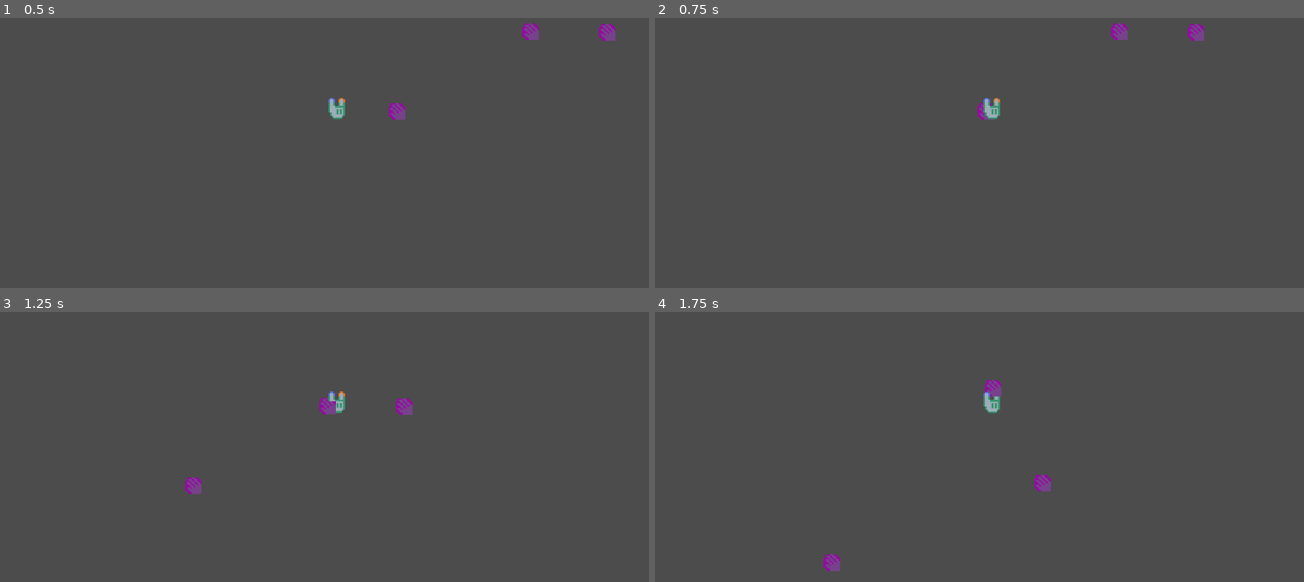
Above: before the commit, frames 1-4 (two rows, left to right).
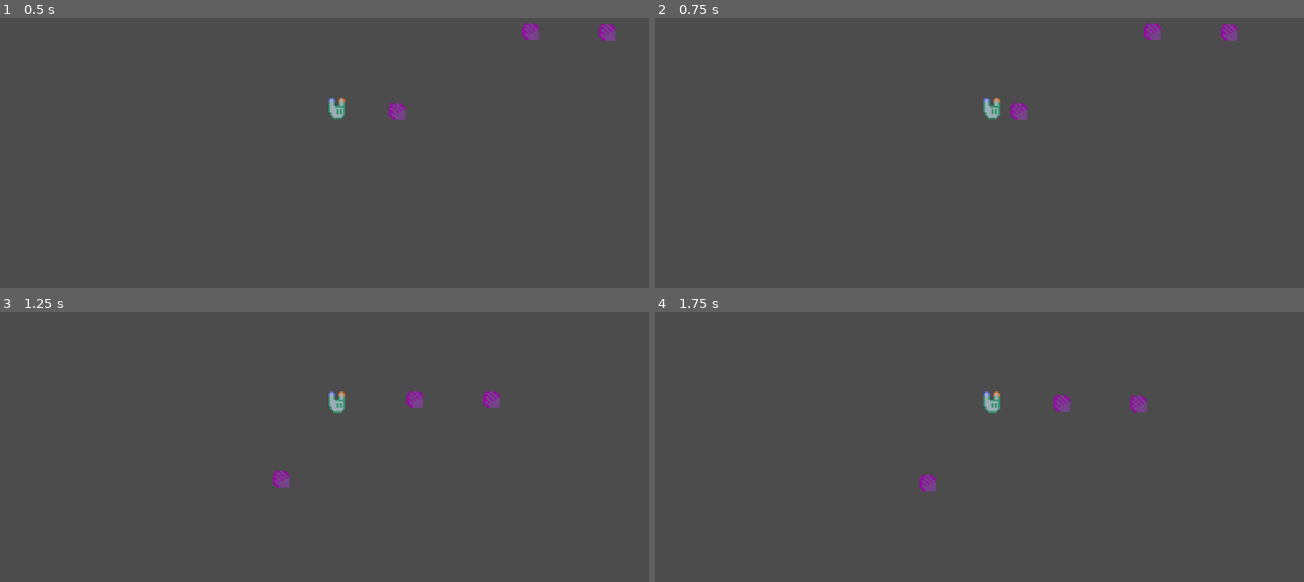
Above: after the commit, the same moments.

Repository: ijjware/GGJ-21
Game: Godot game, scene res://Root.tscn
Same seed, same stepped clock (60 frames per second), same inputs: the game is played once before the commit and once after it.
Inputs:
- Up to frame 1 (0.5 s): no input
- Up to frame 2 (0.75 s): hold Right (right) from 0.53 s (still down); tap R (drop) at 0.6 s
- Up to frame 3 (1.25 s): keep holding Right (right); tap Space (jump) at 0.77 s
- Up to frame 4 (1.75 s): release Right (right) at 1.28 s; hold S (down) from 1.28 s (still down); tap E (pick_up) at 1.35 s; tap Space (jump) at 1.52 s

Frame 1 is identical in both runs. In frame 2, 0.8% of the frame differs, in the area x 49-90%, y 1-38%; in frame 3, 0.8%; in frame 4, 0.9%, in the area x 25-76%, y 25-96%.

Commit message:
fixed
it's all fixed now :)

Diff:
--- a/PC2.gd
+++ b/PC2.gd
@@ -11,6 +11,8 @@
 export var vJump = 600
 export var gravity = 200.0
 export var sWalk = 200
+export var vInc = 100
+export var sInc = 30
 var velocity = Vector2()
 onready var facingDir = $Head.get_animation()
 onready var sightline = $Sight
@@ -36,10 +38,14 @@
 	add_child(box)
 	relicBoxes.append(box)
 	box.global_position = head_pos(relicBoxes.size() - 1)
+	vJump -= vInc
+	sWalk -= sInc
 
 func remove_box():
 	var nix = relicBoxes.pop_back()
 	nix.queue_free()
+	vJump += vInc
+	sWalk += sInc
 
 func get_in_front():
 	var pos = global_position
--- a/Root.gd
+++ b/Root.gd
@@ -77,5 +77,3 @@
 	for relic in held_relics:
 		var index = held_relics.find(relic)
 		relic.index = index
-		pass
-	pass
--- a/Root.tscn
+++ b/Root.tscn
@@ -38,9 +38,6 @@
 position = Vector2( 266.319, 270.055 )
 shape = SubResource( 2 )
 
-[node name="Relic" parent="." instance=ExtResource( 2 )]
-position = Vector2( 281.32, 189.207 )
-
 [node name="PC" parent="." instance=ExtResource( 1 )]
 position = Vector2( 245.937, 192.204 )
 vJump = 300
@@ -56,6 +53,9 @@
 [node name="Relic2" parent="." instance=ExtResource( 2 )]
 position = Vector2( 362.318, 156.835 )
 
+[node name="Relic" parent="." instance=ExtResource( 2 )]
+position = Vector2( 281.32, 189.207 )
+
 [node name="Relic3" parent="." instance=ExtResource( 2 )]
 position = Vector2( 408.62, 160.483 )
 
--- a/relic.gd
+++ b/relic.gd
@@ -33,3 +33,7 @@
 	if is_held:
 		linear_velocity = Vector2()
 		global_position = link.head_pos(index)
+#		$Sprite.global_position = link.head_pos(index)
+#		$Sprite.global_position != link.head_pos(index):
+#			print('why')
+#			pass
--- a/relic.tscn
+++ b/relic.tscn
@@ -74,7 +74,7 @@
 mass = 100.0
 physics_material_override = SubResource( 1 )
 gravity_scale = 10.0
-continuous_cd = 2
+sleeping = true
 script = ExtResource( 2 )
 
 [node name="AnimationPlayer" type="AnimationPlayer" parent="."]
--- a/robotst2.tscn
+++ b/robotst2.tscn
@@ -106,6 +106,7 @@
 script = ExtResource( 1 )
 Box = ExtResource( 6 )
 vJump = 400
+sWalk = 100
 
 [node name="Ani" type="AnimationPlayer" parent="."]
 anims/left = SubResource( 1 )
@@ -141,11 +142,11 @@
 
 [node name="platDetector" type="RayCast2D" parent="."]
 enabled = true
-cast_to = Vector2( 0, 10 )
+cast_to = Vector2( 0, 7 )
 collision_mask = 8
 collide_with_areas = true
 
 [node name="Sight" type="RayCast2D" parent="."]
 enabled = true
-cast_to = Vector2( -15, 0 )
+cast_to = Vector2( 10, 0 )
 collision_mask = 12
